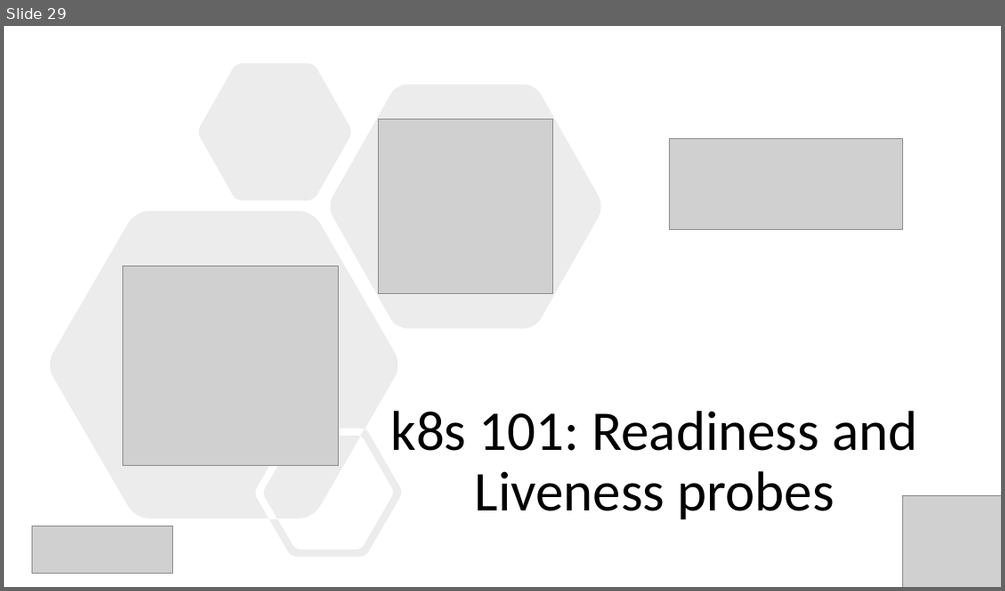
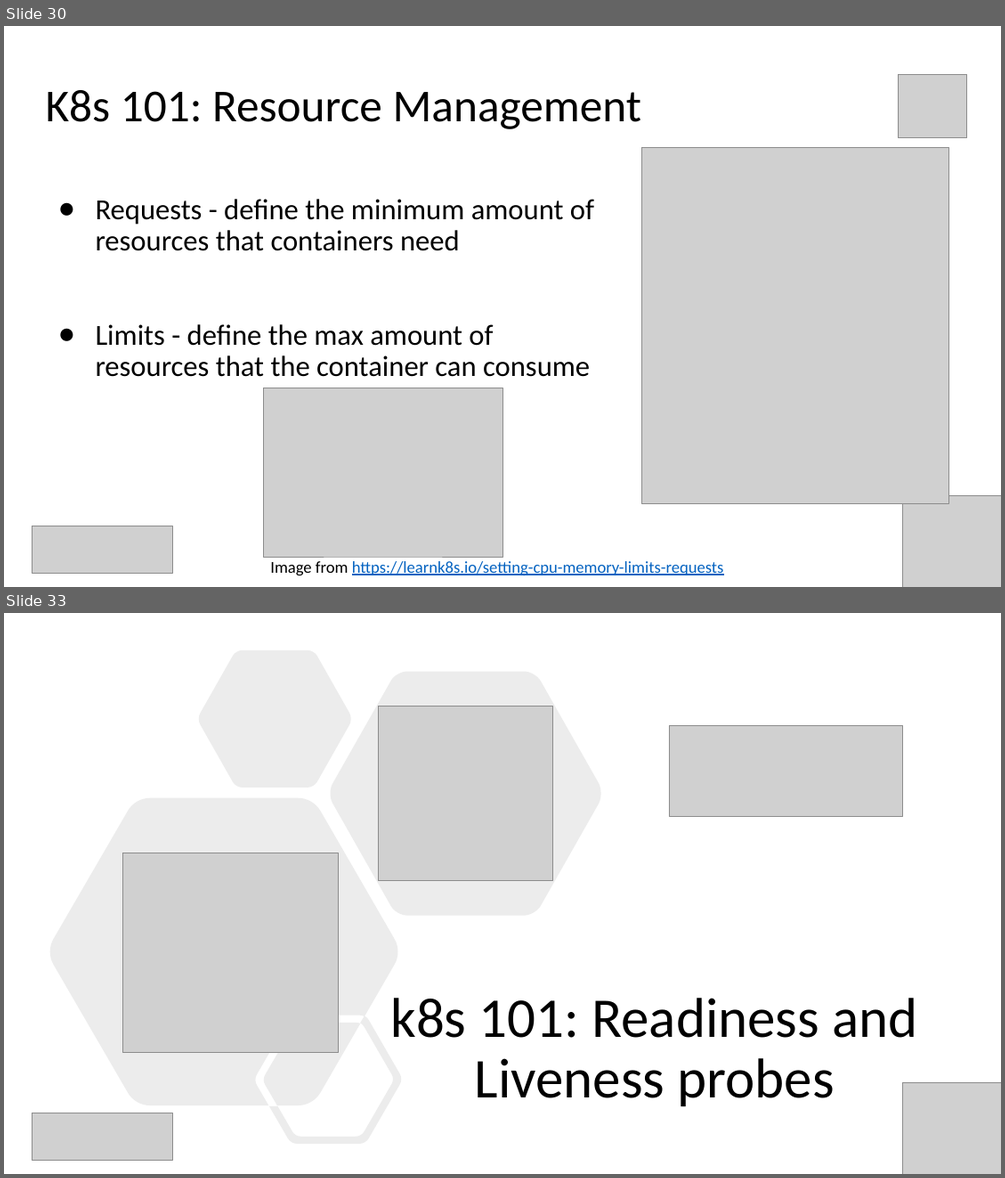
Before and after one commit to Infrastructure-AsCode/aks-101, a slide deck: slides/k8s-101.pptx. Shown one above the other, each under a label of ours: slide 29 before the commit, slides 30 and 33 after it; the slides between them are not shown. The pictures are 1005x591 and 1005x1178 pixels, drawn with LibreOffice and Linux fonts; fonts in the diff are those of the drawing; grey boxes stand for pictures. Boxes give left, top, right and bottom in pixels: in the first picture for what was removed or moved away, otherwise in the second. Text is boxed around its words. In the diff, an @@ line names an element or a change of style, - is before the commit and + after.

```diff
--- a/slides/k8s-101.pptx
+++ b/slides/k8s-101.pptx
@@ slide 30 added at box(4, 26, 1001, 587), background #FFFFFF @@
@@ picture added at box(898, 75, 967, 138) @@
@@ title added at box(46, 90, 641, 129), 44 pt, text #000000 @@
+K8s 101: Resource Management
@@ picture added at box(642, 148, 949, 504) @@
@@ text added at box(96, 199, 594, 377), 28 pt, text #000000 @@
+● Requests - define the minimum amount of resources that containers need
+● Limits - define the max amount of resources that the container can consume
@@ picture added at box(264, 388, 502, 557) @@
@@ picture added at box(903, 495, 1001, 587) @@
@@ picture added at box(32, 526, 173, 573) @@
@@ text added at box(270, 561, 724, 576), 16 pt, text #0563C1, underline @@
+Image from https://learnk8s.io/setting-cpu-memory-limits-requests
@@ what was slide 29 is now slide 33 @@
```
Also in this commit, not shown: 7 slides changed, 26 other slides added, 2 slides removed, 19 other files.
